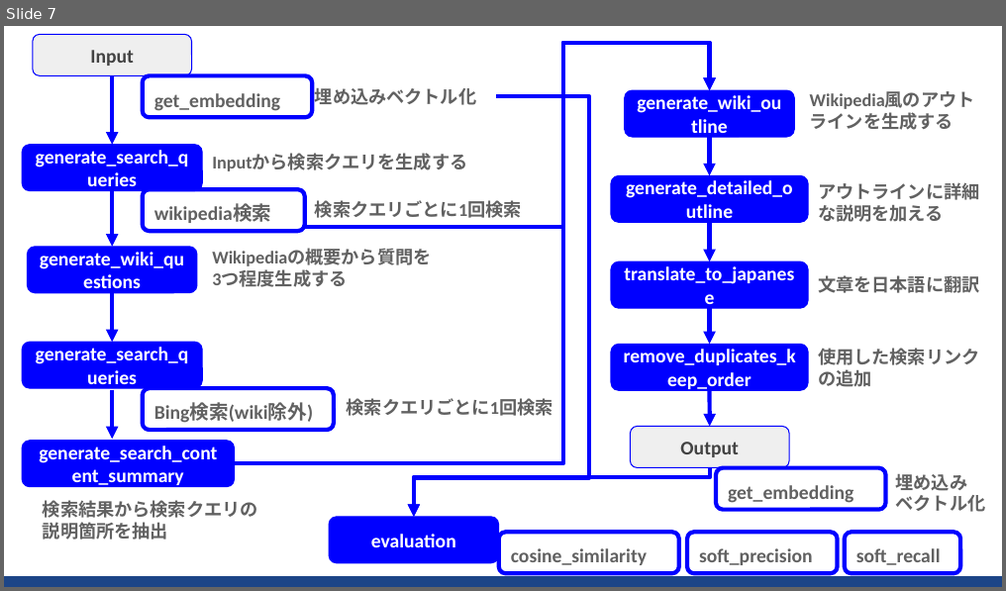
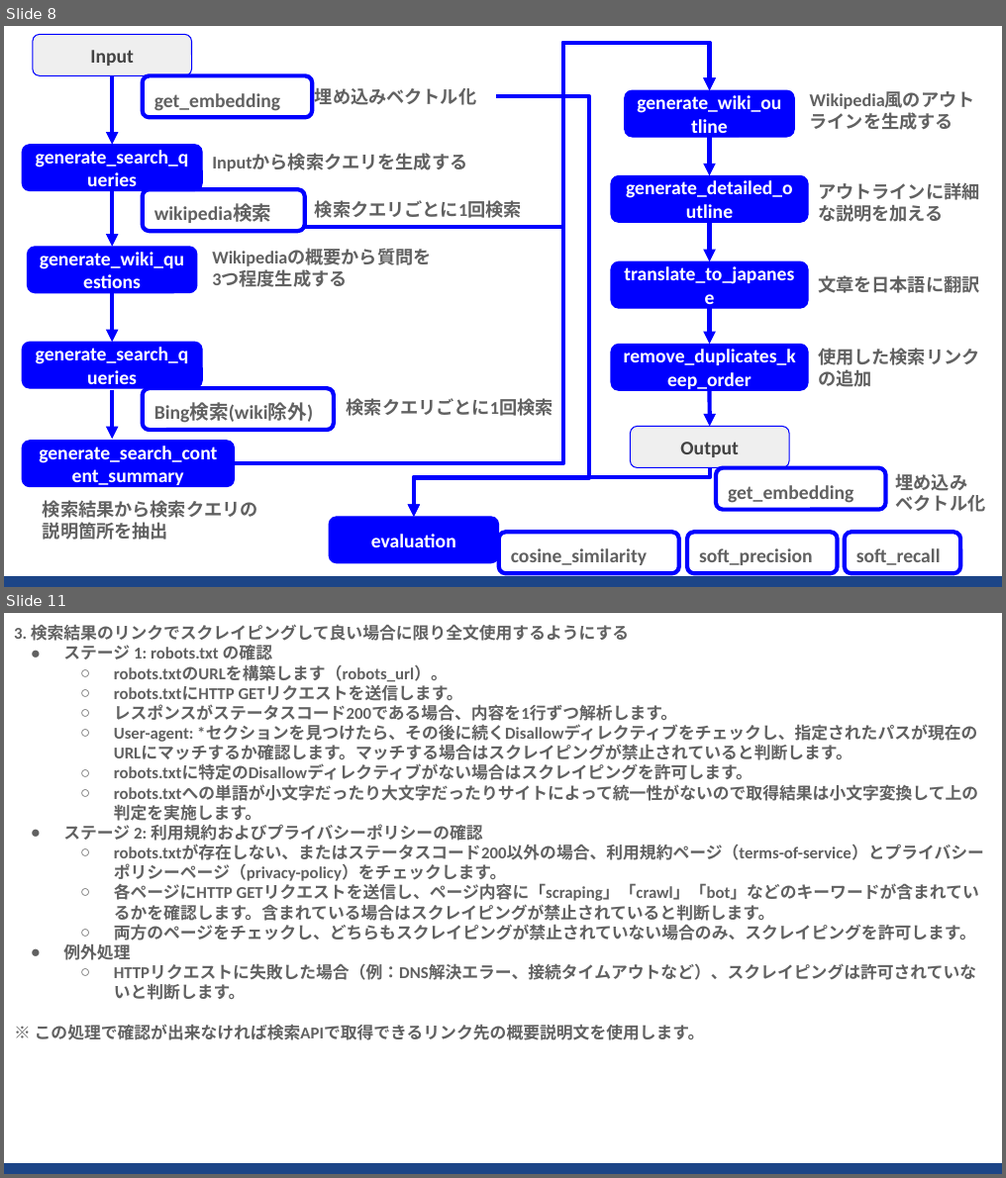
Before and after one commit to sekihan02/WikiLikeSearchLLMAgent, a slide deck: WikiLikeSearchLLMAgent.pptx. Shown one above the other, each under a label of ours: slide 7 before the commit, slides 8 and 11 after it; the slides between them are not shown. The pictures are 1006x591 and 1006x1178 pixels, drawn with LibreOffice and Linux fonts; fonts in the diff are those of the drawing. Boxes give left, top, right and bottom in pixels: in the first picture for what was removed or moved away, otherwise in the second. Text is boxed around its words. In the diff, an @@ line names an element or a change of style, - is before the commit and + after.

Commit message:
add check scraping

```diff
--- a/WikiLikeSearchLLMAgent.pptx
+++ b/WikiLikeSearchLLMAgent.pptx
@@ slide 11 added at (4,613,1002,1174), background #FFFFFF; not listed: 1 template element that a slide beside it also shows @@
@@ text added at (14,624,984,1041), 12 pt, text #616161, bold @@
+3. 検索結果のリンクでスクレイピングして良い場合に限り全文使用するようにする
+● ステージ 1: robots.txt の確認
+  ○ robots.txtのURLを構築します（robots_url）。
+  ○ robots.txtにHTTP GETリクエストを送信します。
+  ○ レスポンスがステータスコード200である場合、内容を1行ずつ解析します。
+  ○ User-agent: *セクションを見つけたら、その後に続くDisallowディレクティブをチェックし、指定されたパスが現在のURLにマッチするか確認します。マッチする場合はスクレイピングが禁止されていると判断します。
+  ○ robots.txtに特定のDisallowディレクティブがない場合はスクレイピングを許可します。
+  ○ robots.txtへの単語が小文字だったり大文字だったりサイトによって統一性がないので取得結果は小文字変換して上の判定を実施します。
+● ステージ 2: 利用規約およびプライバシーポリシーの確認
+  ○ robots.txtが存在しない、またはステータスコード200以外の場合、利用規約ページ（terms-of-service）とプライバシーポリシーページ（privacy-policy）をチェックします。
+  ○ 各ページにHTTP GETリクエストを送信し、ページ内容に「scraping」「crawl」「bot」などのキーワードが含まれているかを確認します。含まれている場合はスクレイピングが禁止されていると判断します。
+  ○ 両方のページをチェックし、どちらもスクレイピングが禁止されていない場合のみ、スクレイピングを許可します。
+● 例外処理
+  ○ HTTPリクエストに失敗した場合（例：DNS解決エラー、接続タイムアウトなど）、スクレイピングは許可されていないと判断します。
+※ この処理で確認が出来なければ検索APIで取得できるリンク先の概要説明文を使用します。
@@ what was slide 7 is now slide 8 @@
```
Also in this commit, not shown: 3 slides changed, 3 other slides added, 1 slide removed, 5 other files.
